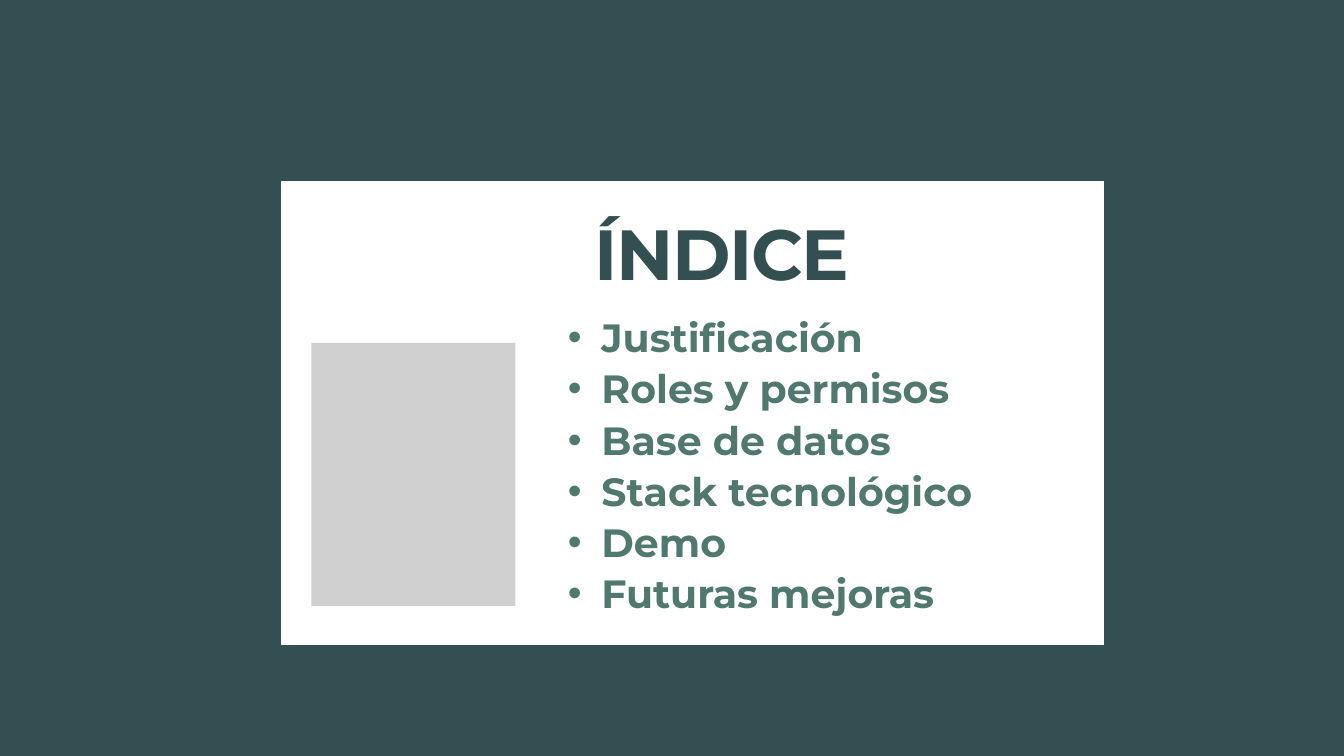
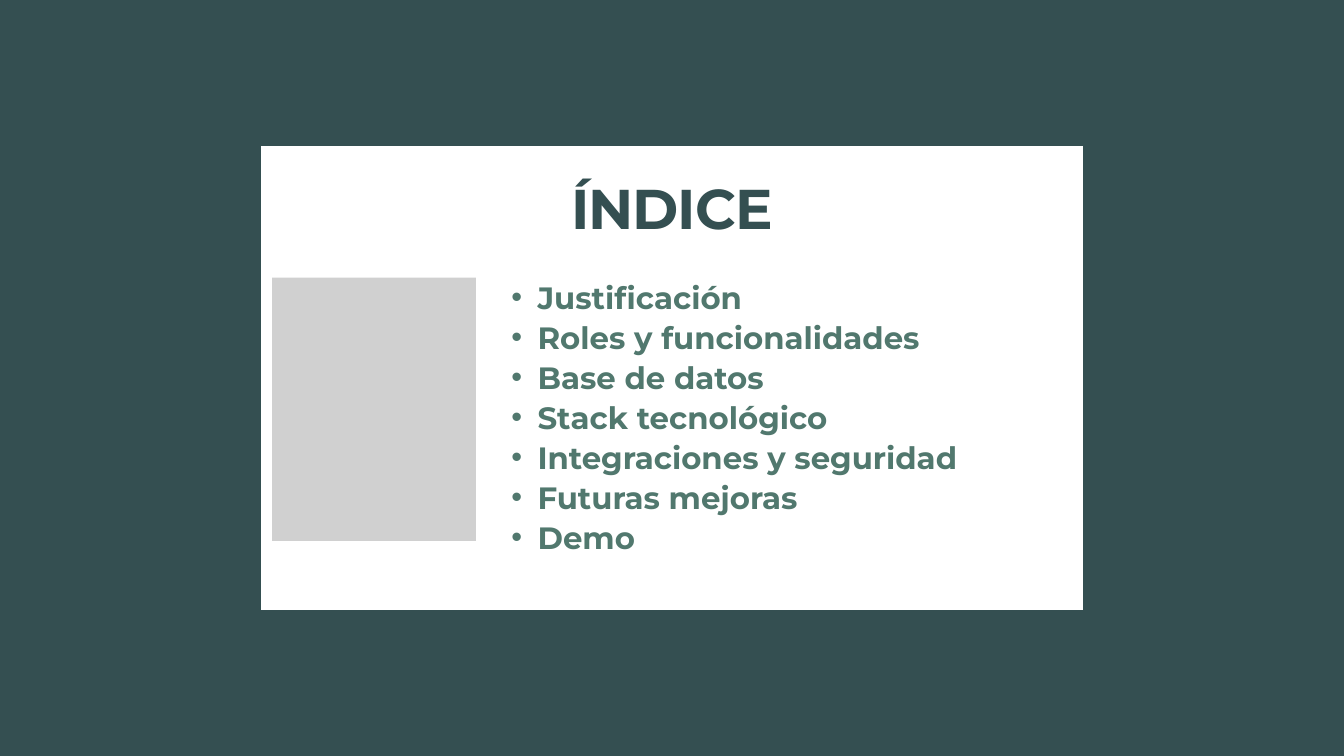
Before and after one commit to egilp04/TFG_Cuidados, a slide deck: slide 2 of documentacion_extra/presentacion/cuidaDos.pptx. Drawn at 1344x756 pixels with LibreOffice and Linux fonts; fonts in the diff are those of the drawing; grey boxes stand for pictures. Boxes give left, top, right and bottom in pixels: in the first picture for what was removed or moved away, otherwise in the second. Text is boxed around its words. In the diff, an @@ line names an element or a change of style, - is before the commit and + after.

```diff
--- a/documentacion_extra/presentacion/cuidaDos.pptx
+++ b/documentacion_extra/presentacion/cuidaDos.pptx
@@ freeform shape: place and size @@
-freeform shape at (281, 181, 1104, 644)
+freeform shape at (261, 146, 1084, 610)
@@ text "ÍNDICE": place and size @@
-text "ÍNDICE" at (594, 216, 849, 281)
+text "ÍNDICE" at (571, 178, 772, 230)
@@ text "ÍNDICE" at (571, 178, 772, 230): size 76 to 60 pt, letter spacing -1.5 to -1.2 pt; line spacing 91.2pt to 72pt @@
@@ picture: place and size @@
-picture at (311, 343, 515, 606)
+picture at (272, 278, 476, 541)
@@ text "Justificación": place and size @@
-text "Justificación" at (601, 321, 972, 616)
+text "Justificación" at (538, 285, 957, 550)
@@ text at (538, 285, 827, 550): size 42.2 to 33 pt in "Justificación", "Base de datos", "Stack tecnológico", "Demo"; alignment justified to left; indent changed; line spacing 54.9pt to 42.9pt @@
@@ text at (538, 325, 919, 355): text changed; size 42.2 to 33 pt @@
-  • Roles y permisos
+  • Roles y funcionalidades
@@ text at (538, 445, 957, 515): paragraphs added @@
+  • Integraciones y seguridad
+  • Futuras mejoras
@@ text at (601, 577, 934, 616): paragraph removed @@
-  • Futuras mejoras
```
Also in this commit, not shown: 6 other slides changed, 3 slides added, 2 slides removed, 1 other file.
